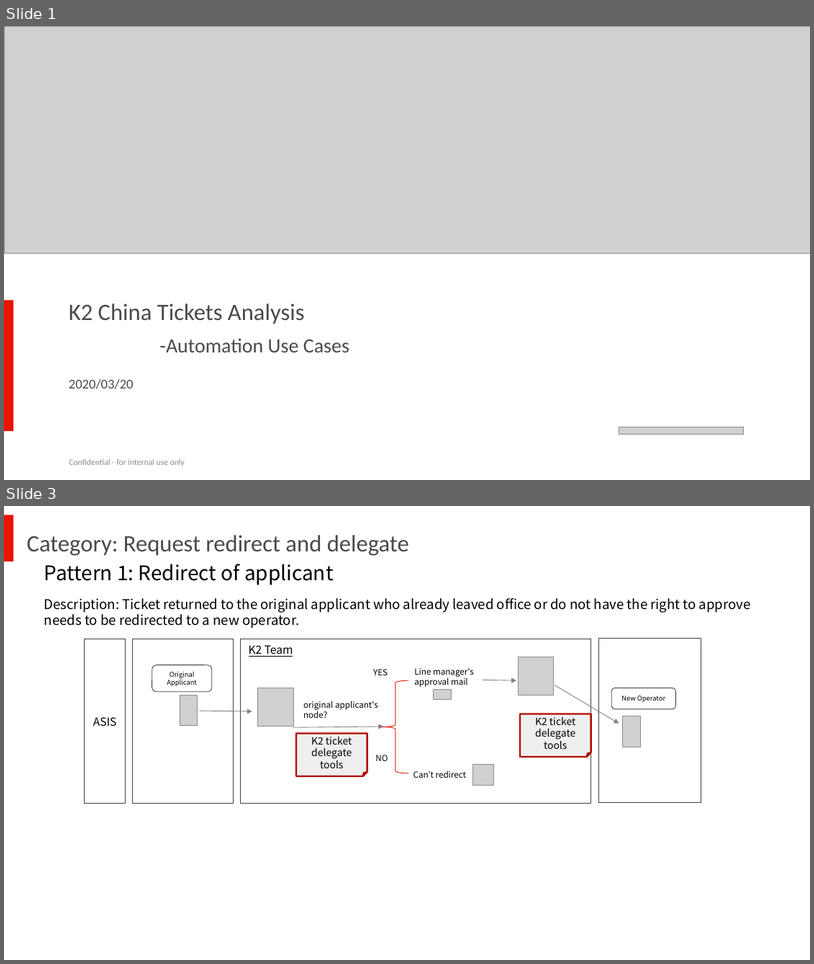
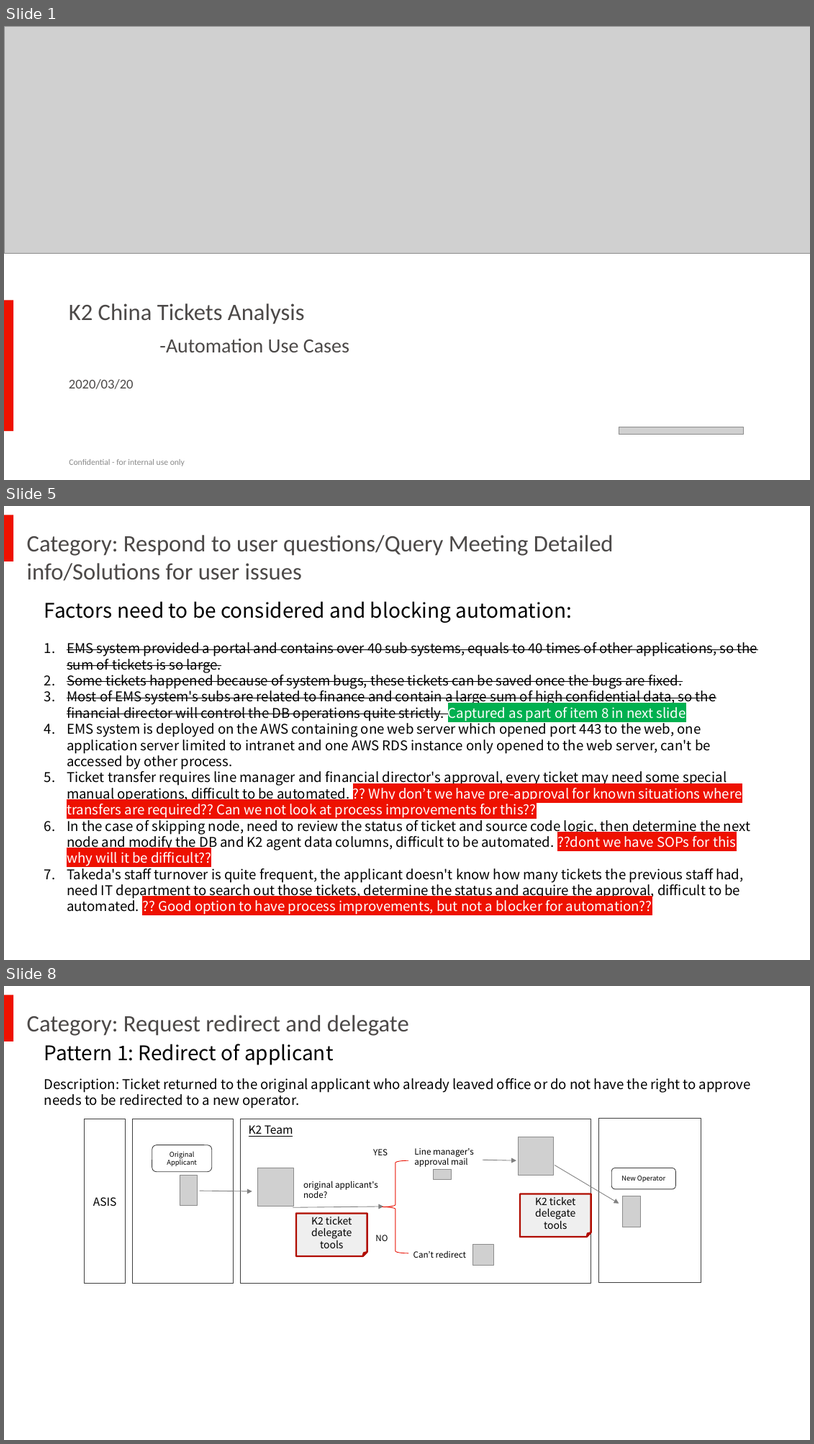
Before and after one commit to liliad1/takeda-doc, a slide deck: india/【K2 China】Automation UseCases-20200320-v0.5.pptx. Shown one above the other, each under a label of ours: slides 1 and 3 before the commit, slides 1, 5 and 8 after it; the slides between them are not shown. The pictures are 814x964 and 814x1444 pixels, drawn with LibreOffice and Linux fonts; fonts in the diff are those of the drawing; grey boxes stand for pictures; background and template pictures are left out. Boxes give left, top, right and bottom in pixels: in the first picture for what was removed or moved away, otherwise in the second. Text is boxed around its words. In the diff, an @@ line names an element or a change of style, - is before the commit and + after.

```diff
--- a/india/【K2 China】Automation UseCases-20200320-v0.5.pptx
+++ b/india/【K2 China】Automation UseCases-20200320-v0.5.pptx
@@ slide 5 added at (x1=4, y1=506, x2=810, y2=960), background #FFFFFF; not listed: 1 template element that a slide beside it also shows @@
@@ title added at (x1=27, y1=535, x2=614, y2=581), 28 pt, text #4C4948 @@
+Category: Respond to user questions/Query Meeting Detailed info/Solutions for user issues
@@ text added at (x1=44, y1=601, x2=572, y2=623), 24 pt, text #000000 @@
+Factors need to be considered and blocking automation:
@@ text added at (x1=67, y1=642, x2=759, y2=914), 16 pt, text #000000 @@
+1. EMS system provided a portal and contains over 40 sub systems, equals to 40 times of other applications, so the sum of tickets is so large.
+2. Some tickets happened because of system bugs, these tickets can be saved once the bugs are fixed.
+3. Most of EMS system's subs are related to finance and contain a large sum of high confidential data, so the financial director will control the DB operations quite strictly. Captured as part of item 8 in next slide
+4. EMS system is deployed on the AWS containing one web server which opened port 443 to the web, one application server limited to intranet and one AWS RDS instance only opened to the web server, can't be accessed by other process.
+5. Ticket transfer requires line manager and financial director's approval, every ticket may need some special manual operations, difficult to be automated. ?? Why don’t we have pre-approval for known situations where transfers are required?? Can we not look at process improvements for this??
+6. In the case of skipping node, need to review the status of ticket and source code logic, then determine the next node and modify the DB and K2 agent data columns, difficult to be automated. ??dont we have SOPs for this why will it be difficult??
+7. Takeda's staff turnover is quite frequent, the applicant doesn't know how many tickets the previous staff had, need IT department to search out those tickets, determine the status and acquire the approval, difficult to be automated. ?? Good option to have process improvements, but not a blocker for automation??
@@ what was slide 3 is now slide 8 @@
```
Also in this commit, not shown: 1 slide changed, 4 other slides added, 2 other files.
